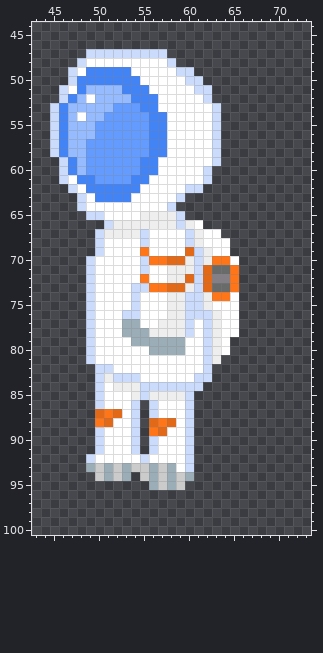
A pixel-art file gets an edit: assets/sprites/Character_1.aseprite. Above, as it was before the edit.
128x128 pixels, 1 frame. Shown: x 43..73, y 44..100.
The result:
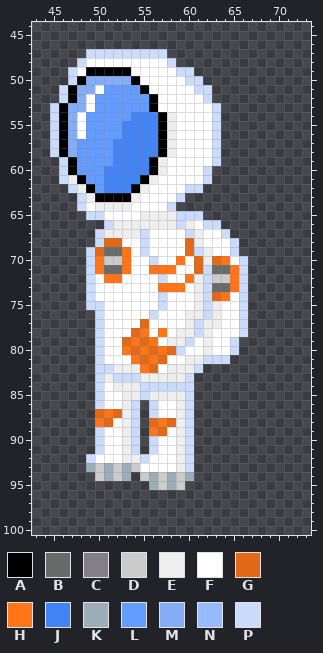
Palette (. is transparent): A #000000  B #696a6a  C #847e87  D #cbcbcb  E #eeeeee  F #ffffff  G #e16918  H #ff7517  J #4283f6  K #9badb7  L #639bff  M #84adf6  N #96bcff  P #cbdbfc
Changes in this commit:
Layer "Layer 1":
y 49: x 49..53 JJJJJ -> AAAAA
y 50: x 48..54 JJJJJJJ -> AMMMMMA
y 51: x 47..55 FJNNNNJJJ -> AMMFLLLLA
y 52: x 47..48 JN -> AM; x 50..56 NNNNJJJ -> LLLLLLA
y 53: x 46..51 JNNNNN -> AMMFLL; x 55..56 JJ -> LA
y 54: x 46..47 JN -> AM; x 49..50 NN -> LL; x 54..55 LL -> JJ; x 57..58 JF -> AE
y 55..56: x 46..49 JNNN -> AMFL; x 53..55 LLL -> JJJ; x 57..58 JF -> AE
y 57..58: x 46..48 JNN -> AML; x 52..55 LLLL -> JJJJ; x 57..58 JF -> AE
y 59: x 47..48 JN -> AL; x 52..54 LLL -> JJJ; x 56..57 JF -> AE
y 60: x 47..48 JN -> AL; x 51..54 LLLL -> JJJJ; x 56..57 JF -> AE
y 61: x 47..49 FJJ -> EAL; x 51..53 LLL -> JJJ; x 55..56 JF -> AE
y 62: x 48..50 FJJ -> EAL; x 54..55 JF -> AE
y 63: x 49..54 FJJJJF -> EAAAAE
y 64: x 50..53 FFFF -> EEEE
y 65: x 60..61 .. -> PP
y 66: x 62..63 .. -> PP
y 67: x 64 . -> P
y 68: x 51..52 FF -> GG; x 60 P -> G; x 65 . -> P
y 69: x 49..53 .PFFF -> PGBBH; x 55 H -> P; x 65 . -> P
y 70: x 50..53 FFFF -> HDDH; x 55..61 PHHGGEP -> FPFFHFG; x 63 H -> G; x 66 . -> P
y 71: x 50..53 FFFF -> HBBH; x 55..62 PFFEEEPG -> FHHHFFGP; x 66 . -> P
y 72: x 51..52 FF -> HH; x 55 H -> F; x 57..64 FEEGPGCC -> PFFHEPDD; x 66 . -> P
y 73: x 54..56 PPH -> FFF; x 58..62 GGEPG -> HHFEP; x 66 . -> P
y 74: x 54 P -> F; x 57..63 FEEPPEH -> PFFFEPG; x 66 . -> P
y 75: x 50 F -> P; x 54 P -> F; x 57..63 FEEPPEF -> PFFFEPE; x 66 . -> P
y 76: x 49..50 PF -> .P; x 53..54 PP -> FF; x 56 F -> P; x 58..61 EEPP -> FFEE; x 66 . -> P
y 77: x 49..50 PF -> .P; x 53..55 KKF -> FFG; x 57..62 EEEPFP -> FFFEPE; x 66 . -> P
y 78: x 49..50 PF -> .P; x 53..58 KKKEEE -> FGHFHF; x 60..63 PFPE -> EPEF; x 66 . -> P
y 79: x 49..50 PF -> .P; x 53..60 FKKKKKKF -> GHGHFEEP; x 62..63 PE -> EF; x 65 . -> P
y 80: x 49..50 PF -> .P; x 53..59 FFFKKKK -> HGHGHGP; x 62..63 PE -> EF; x 65 . -> P
y 81: x 49..50 PF -> .P; x 54..57 FFFF -> HGHG; x 60..61 FF -> EE; x 63..64 E. -> PP
y 82: x 52..56 FFFFF -> EEEHG; x 58..62 FFFFP -> EEEP.
y 83: x 55..62 FFFFFFPP -> EEEEEP..
y 84: x 61 P -> .
y 85: x 53 F -> E
y 86..91: x 53 F -> E; x 59 F -> E
y 92: x 53..54 FF -> EE; x 59 F -> E
y 93: x 55..59 DKDKF -> FFFFE
Where, in picture pixels (left, top, right, bottom), the same in both pictures:
changed: (59, 67, 248, 472)
